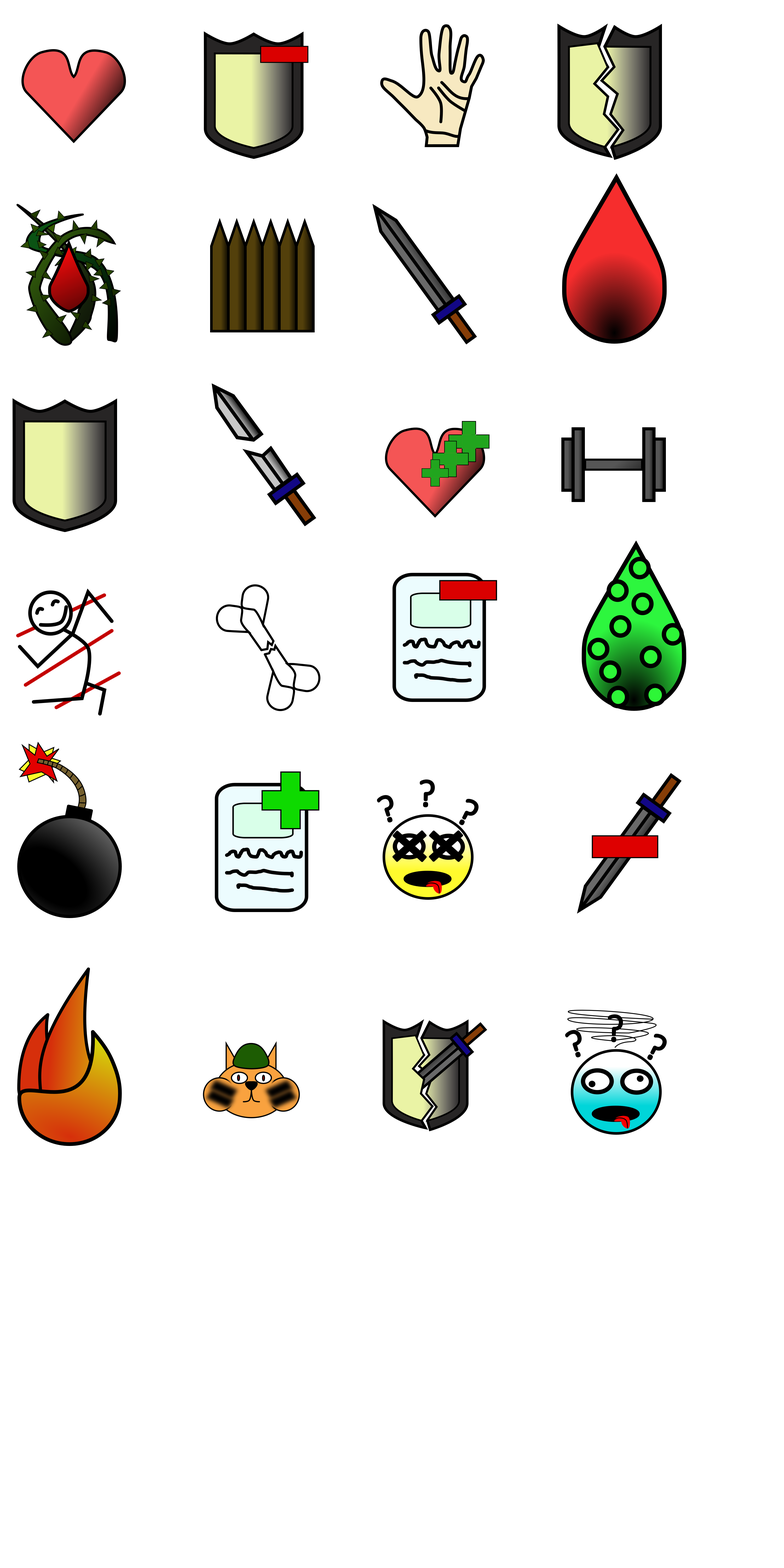
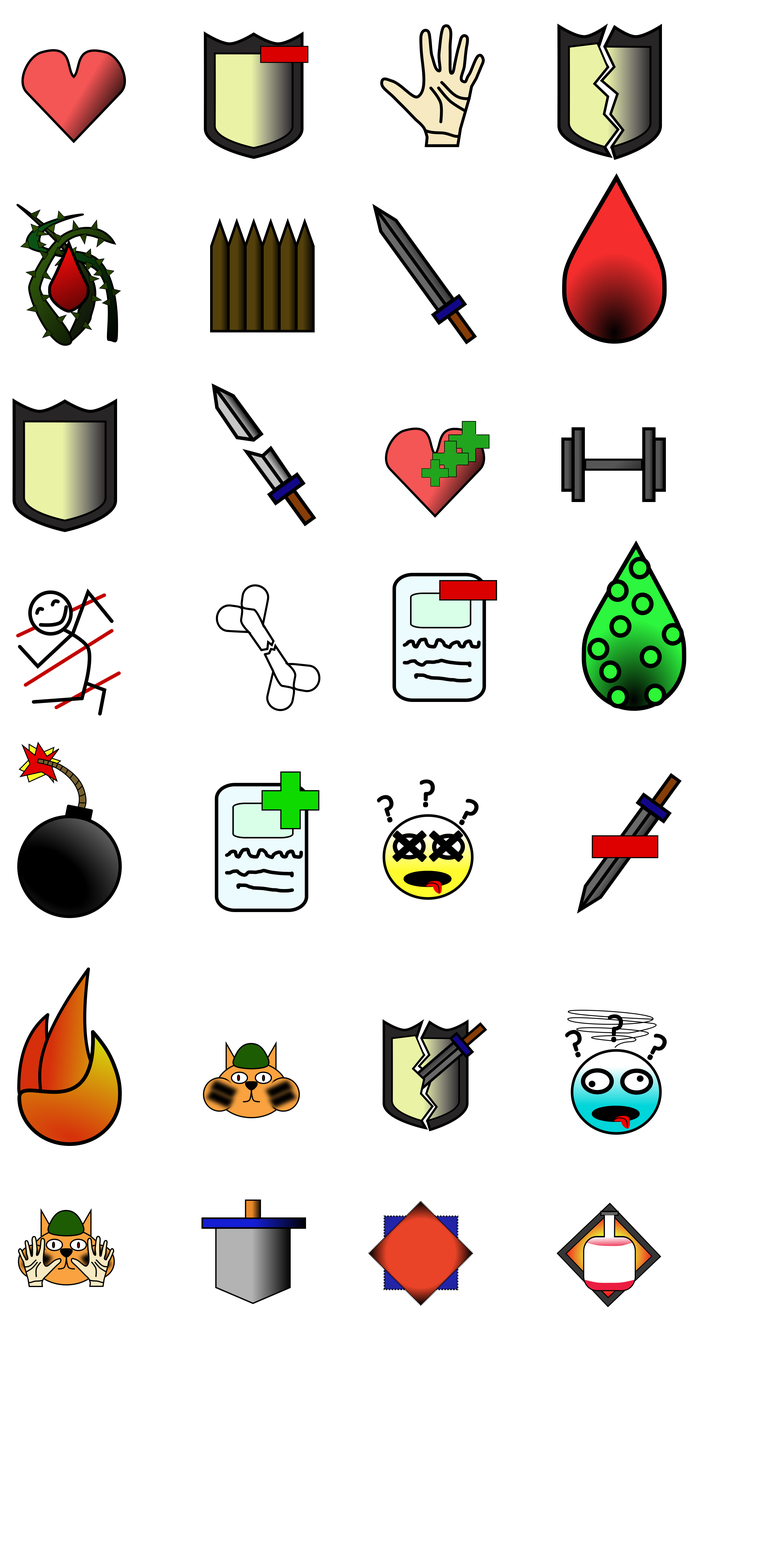
Layers edited between the first and the second 784 x 1568 image:
added layer "Tło" (1st of 30) above "Tło" over [556, 1202, 662, 1308]
added layer "Tło" (2nd of 30) above "Tło" over [368, 1201, 474, 1306]
added layer "Tło" (3rd of 30) above "Tło" over [201, 1199, 307, 1305]
added layer "Tło" (5th of 30) above "Tło" over [17, 1208, 116, 1288]